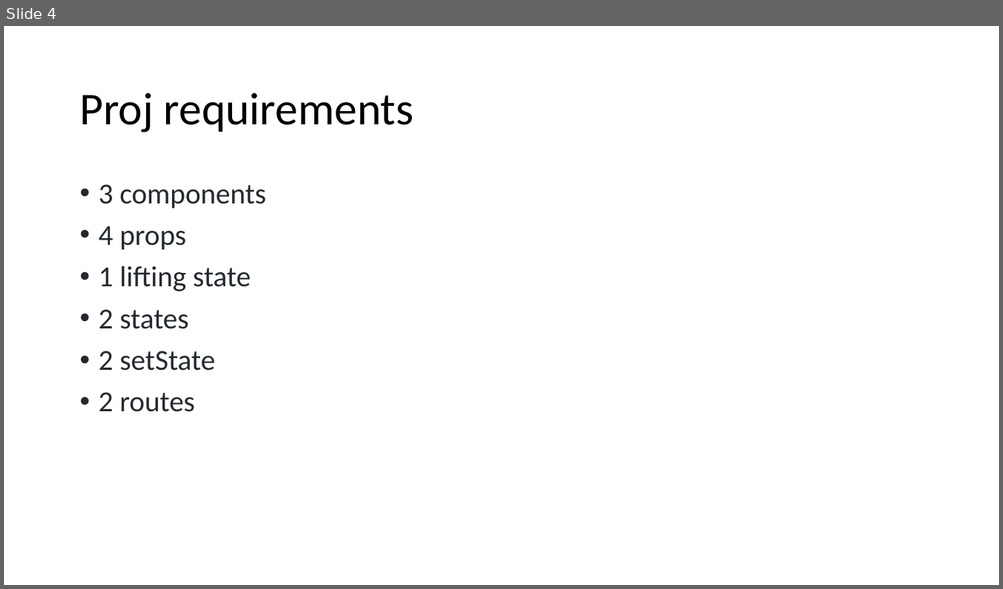
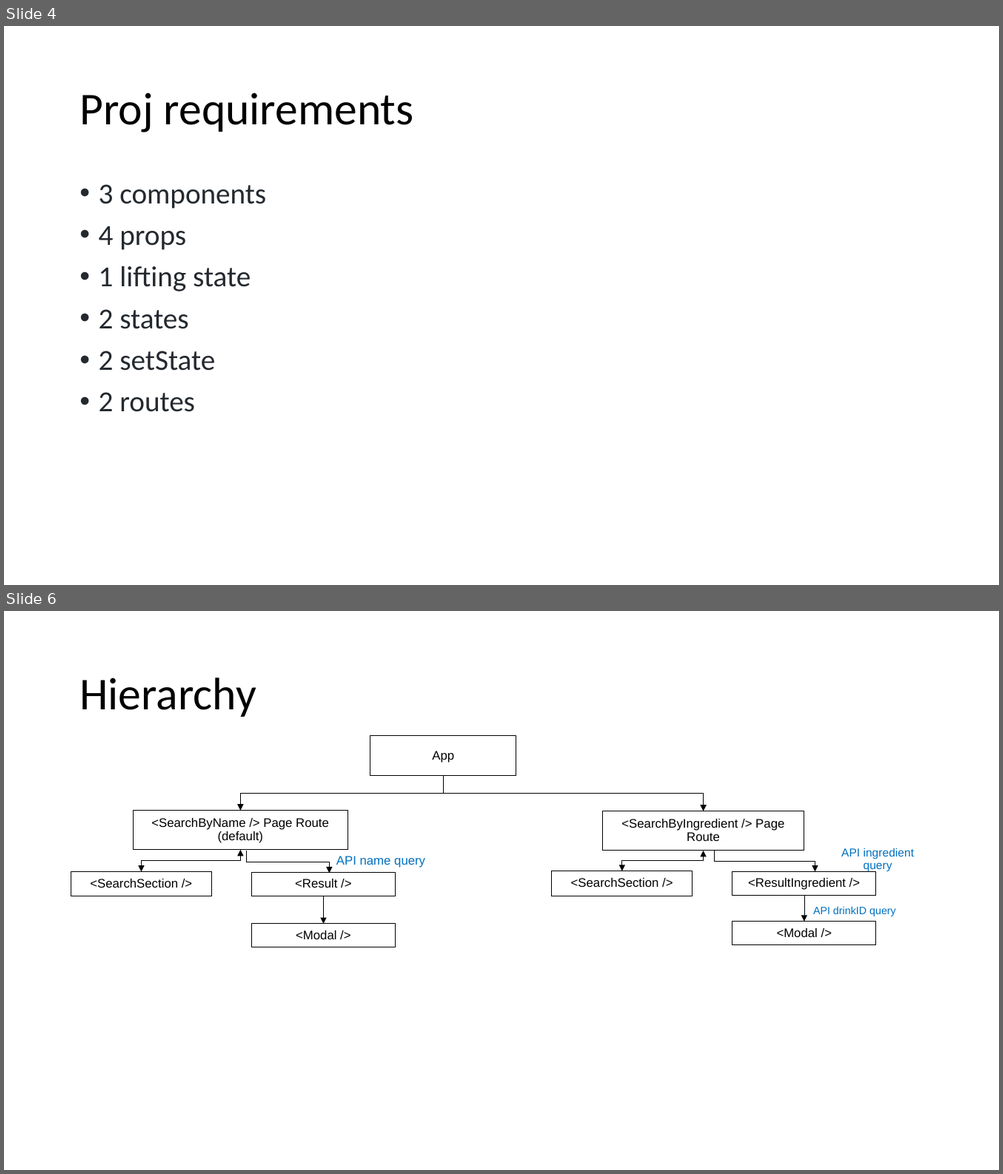
Before and after one commit to unkerpete/Cocktail_Recipes, a slide deck: project2proposal.pptx. Shown one above the other, each under a label of ours: slide 4 before the commit, slides 4 and 6 after it; the slides between them are not shown. The pictures are 1003x589 and 1003x1174 pixels, drawn with LibreOffice and Linux fonts; fonts in the diff are those of the drawing. Boxes give left, top, right and bottom in pixels: in the first picture for what was removed or moved away, otherwise in the second. Text is boxed around its words. In the diff, an @@ line names an element or a change of style, - is before the commit and + after.

```diff
--- a/project2proposal.pptx
+++ b/project2proposal.pptx
@@ slide 6 added at <box>4,611,999,1170</box>, background #FFFFFF @@
@@ title added at <box>79,678,256,717</box>, 44 pt, text #000000 @@
+Hierarchy
@@ text added at <box>370,736,516,776</box>, outline #000000 0.75 pt, 12 pt, text #000000 @@
+App
@@ elbow arrow added from (444, 776) to (241, 810), #000000 0.5 pt @@
@@ elbow arrow added from (444, 776) to (703, 811), #000000 0.5 pt @@
@@ rectangle added at <box>133,810,347,850</box>, outline #000000 0.75 pt, 12 pt, text #000000 @@
+<SearchByName /> Page Route (default)
@@ rectangle added at <box>603,811,804,851</box>, outline #000000 0.75 pt, 12 pt, text #000000 @@
+<SearchByIngredient /> Page Route
@@ elbow double arrow added from (241, 850) to (142, 872), #000000 0.5 pt @@
@@ elbow arrow added from (247, 851) to (330, 873), #000000 0.5 pt @@
@@ elbow double arrow added from (703, 851) to (622, 871), #000000 0.5 pt @@
@@ elbow arrow added from (714, 851) to (815, 872), #000000 0.5 pt @@
@@ text added at <box>841,848,914,871</box>, 11.1 pt, text #0070C0 @@
+API ingredient query
@@ rectangle added at <box>71,872,211,897</box>, outline #000000 0.75 pt, 12 pt, text #000000 @@
+<SearchSection />
@@ rectangle added at <box>252,872,395,896</box>, outline #000000 0.75 pt, 12 pt, text #000000 @@
+<Result />
@@ text added at <box>336,856,425,868</box>, 12 pt, text #0070C0 @@
+API name query
@@ rectangle added at <box>552,871,692,896</box>, outline #000000 0.75 pt, 12 pt, text #000000 @@
+<SearchSection />
@@ rectangle added at <box>732,872,876,896</box>, outline #000000 0.75 pt, 12 pt, text #000000 @@
+<ResultIngredient />
@@ arrow added from (324, 896) to (324, 924), #000000 0.5 pt @@
@@ arrow added from (804, 895) to (804, 921), #000000 0.5 pt @@
@@ rectangle added at <box>732,921,876,945</box>, outline #000000 0.75 pt, 12 pt, text #000000 @@
+<Modal />
@@ text added at <box>813,906,896,917</box>, 10.2 pt, text #0070C0 @@
+API drinkID query
@@ rectangle added at <box>252,924,395,948</box>, outline #000000 0.75 pt, 12 pt, text #000000 @@
+<Modal />
```
Also in this commit, not shown: 1 other slide added, 10 other files.
